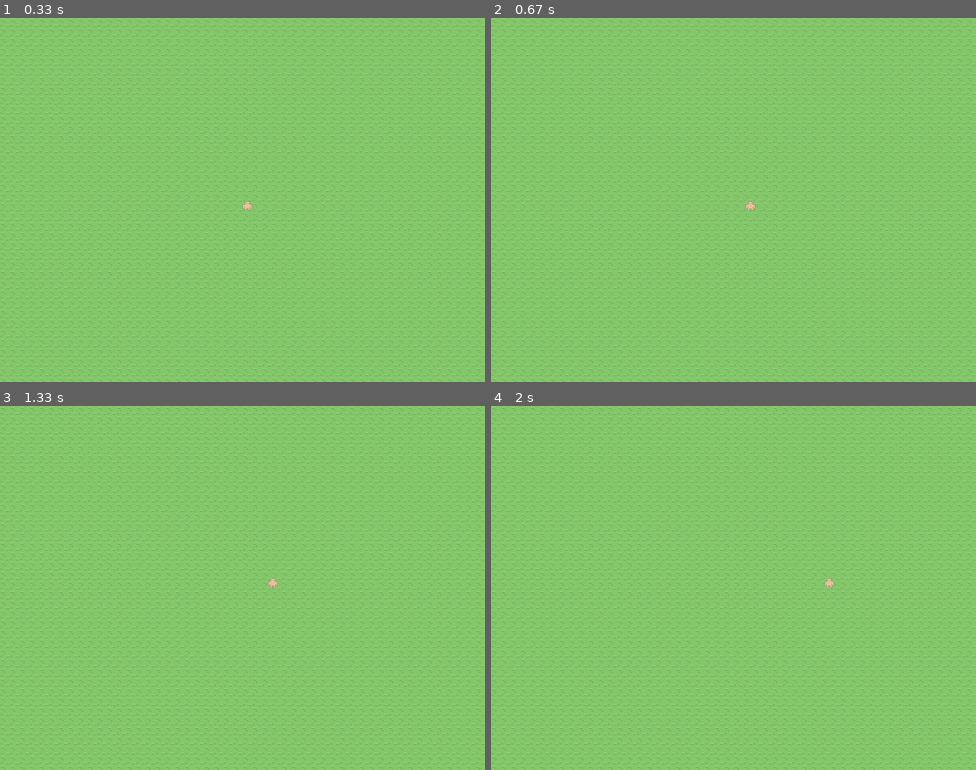
Above: before the commit, frames 1-4 (two rows, left to right).
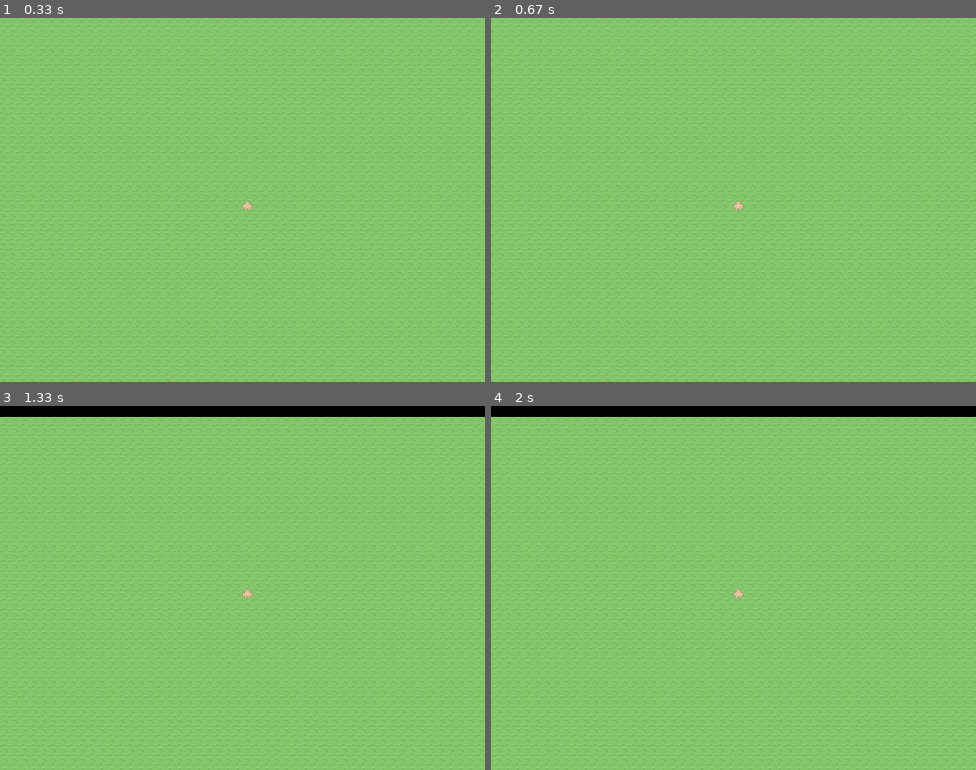
Above: after the commit, the same moments.

Repository: stufflebeem/pygame
Game: pygame game, started from game.py
Two runs of this game, one before a commit and one after it. Both use one fixed random seed, a clock stepped at 60 frames per second and the inputs below.
Inputs:
- Up to frame 1 (0.33 s): no input
- Up to frame 2 (0.67 s): hold Right from 0.33 s (still down)
- Up to frame 3 (1.33 s): release Right at 0.8 s; hold Up 0.83-1.13 s; hold Shift from 1.17 s (still down); hold Right from 1.17 s (still down)
- Up to frame 4 (2 s): release Shift at 1.63 s; release Right at 1.63 s; hold Ctrl from 1.67 s (still down); hold Right from 1.67 s (still down)

Frame 1 is identical in both runs. In frame 2, 10% of the frame differs, in the area x 0-100%, y 0-100%; in frame 3, 14%; in frame 4, 15%.

Commit message:
15OCT2025
Robert now stays in the center of the screen while a generated tile map moves around him.

Diff:
--- a/game.py
+++ b/game.py
@@ -1,6 +1,6 @@
 # Example file showing a basic pygame "game loop"|
 import pygame
-from sprites import get_sprite, Player
+from sprites import get_sprite, Player, Items, Tiles
 
 # pygame setup
 pygame.init()
@@ -12,22 +12,13 @@
 
 # loads sprite sheet
 sprite_sheet = pygame.image.load('characters/sprites/roguelikeChar_transparent.png').convert_alpha()
-player_speed = 1
 
 # creates player robert
-robert = Player(int(WIDTH/2), int(HEIGHT/2),  player_speed)
+robert = Player(int(WIDTH/2), int(HEIGHT/2), 1)
 robert.player_frame(sprite_sheet, 0, 0)
-robert.draw(screen)
 
 # creates background
-grass_tile_location = pygame.image.load('town/tiles/tile_0001.png').convert_alpha()
-grass_tile = get_sprite(grass_tile_location,0,0,16,16)
-background = pygame.Surface((WIDTH,HEIGHT))
-
-# repeats tile for every tile length
-for x in range(0,WIDTH,16):
-    for y in range(0,HEIGHT,16):
-        background.blit(grass_tile,(x,y))
+grass = Tiles()
 
 while running:
     # poll for events
@@ -35,16 +26,18 @@
     for event in pygame.event.get():
         if event.type == pygame.QUIT:
             running = False
-
-     # render background to clear last frame
-    screen.blit(background,(0,0))
-
+    screen.fill('black')
     # RENDER YOUR GAME HERE
 
-    # render character
+    # functions
+    robert.adjust_speed()
     robert.keys()
-    robert.speed()
-    robert.draw(screen)
+    camera_x = robert.world_x - WIDTH/2
+    camera_y = robert.world_y - HEIGHT/2
+
+    # drawing
+    grass.draw(screen, camera_x, camera_y)
+    robert.draw(screen, WIDTH/2, HEIGHT/2)
 
     # flip() the display to put your work on the screen
     pygame.display.flip()
--- a/sprites.py
+++ b/sprites.py
@@ -15,46 +15,68 @@
 
 # creates a class of sprite Player for the user to control
 class Player():
-    def __init__(self, player_x, player_y, player_speed):
-        """player_x: the x coordinate of the sprite
-           player_y: the y coordinate of the sprite
-           player_speed: the number of pixles the sprite moves per frame"""
-        self.player_x = player_x
-        self.player_y = player_y
-        self.player_speed = player_speed
+    def __init__(self, world_x, world_y, speed):
+        """world_x: the x coordinate of the sprite on the map
+           world_y: the y coordinate of the sprite on the map
+           speed: the number of pixles the sprite moves per frame"""
+        self.world_x = world_x
+        self.world_y = world_y
+        self.speed = speed
 
-    def player_frame(self,sprite_sheet, sprite_sheet_x, sprite_sheet_y):
+    def player_frame(self,sprite_sheet, x, y):
         """sprite_sheet: the sheet where the sprite is located
-           sprite_sheet_x: the x coordinate of the sprite on the sprite sheet
-           sprite_sheet_y: the y coordinate of the sprite on the sprite sheet"""
-        self.player_frame = get_sprite(sprite_sheet, sprite_sheet_x, sprite_sheet_y, 16, 16)
-        self.sprite_sheet_x = sprite_sheet_x
-        self.sprite_sheet_y = sprite_sheet_y
+           x: the x coordinate of the sprite on the sprite sheet
+           y: the y coordinate of the sprite on the sprite sheet"""
+        self.sprite = get_sprite(sprite_sheet, x, y, 16, 16)
 
-    def draw(self, surface):
-        "surface: the screen on which the sprite is drawn"
-        surface.blit(self.player_frame, (self.player_x, self.player_y))
+    def draw(self, surface, screen_x, screen_y):
+        """surface: the screen on which the sprite is drawn
+           screen_x: the x coordinate of the sprite on the screen
+           screen_y: the y coordinate of the sprite on the screen"""
+        self.screen_x = screen_x
+        self.screen_y = screen_y
+        surface.blit(self.sprite, (self.screen_x, self.screen_y))
 
     def keys(self):
-        """takes keystroke inputs and changes the position of the sprite on the screen relative to
-        the player_speed"""
+        """takes keystroke inputs and changes the position of the sprite on the map relative to
+        the speed"""
         keys = pygame.key.get_pressed()
         if keys[pygame.K_LEFT] or keys[pygame.K_a]:
-            self.player_x -= self.player_speed
+            self.world_x -= self.speed
         if keys[pygame.K_RIGHT] or keys[pygame.K_d]:
-            self.player_x += self.player_speed
+            self.world_x += self.speed
         if keys[pygame.K_DOWN] or keys[pygame.K_s]:
-            self.player_y += self.player_speed
+            self.world_y += self.speed
         if keys[pygame.K_UP] or keys[pygame.K_w]:
-            self.player_y -= self.player_speed
-    def speed(self):
-        speed = pygame.key.get_pressed()
-        if speed[pygame.K_LSHIFT]:
-            self.player_speed += 0.1
-        if speed[pygame.K_LCTRL]:
-            self.player_speed -= 0.1
-        if self.player_speed < 0:
-            self.player_speed = abs(self.player_speed)
+            self.world_y -= self.speed
+
+    def adjust_speed(self):
+        """changes the speed of the sprite based on LSHIFT and LCRTL inputs"""
+        keys = pygame.key.get_pressed()
+        if keys[pygame.K_LSHIFT]:
+            self.speed += 0.1
+        if keys[pygame.K_LCTRL]:
+            self.speed -= 0.1
+        self.speed = abs(self.speed)
+
+# Creates a class called tiles to create maps and backgrounds
+class Tiles():
+    def __init__(self):
+       """initializes the tile, creates variables for the map"""
+       self.image = pygame.image.load('town/tiles/tile_0001.png').convert_alpha()
+       self.tile_size = 16
+       self.map_width = 80
+       self.map_height = 80
+
+    def draw(self,surface, camera_x, camera_y):
+        """draws the tiles on a surface the size of the map and shows the area visible on the screen"""
+        for x in range(self.map_width):
+            for y in range(self.map_height):
+                tile_world_x = x * self.tile_size
+                tile_world_y = y * self.tile_size
+                screen_x = tile_world_x - camera_x
+                screen_y = tile_world_y - camera_y
+                surface.blit(self.image, (screen_x,screen_y))
 
 # creates a class of Items for the Player and others to wear and use
 class Items():
@@ -83,7 +105,7 @@
     def dress_red(self):
         self.dress_red = get_sprite(self.sprite_sheet, 68, 68, 16, 16)
     def dress_purple(self):
-        self.dress_purple = get_sprite(self.prite_sheet, 51, 170, 16, 16)
+        self.dress_purple = get_sprite(self.sprite_sheet, 51, 170, 16, 16)
     def boots_black(self):
         self.boots_black = get_sprite(self.sprite_sheet, 85, 0, 16, 16)
     def boots_brown(self):
Binary file removed: roguelikeChar_transparent.png
